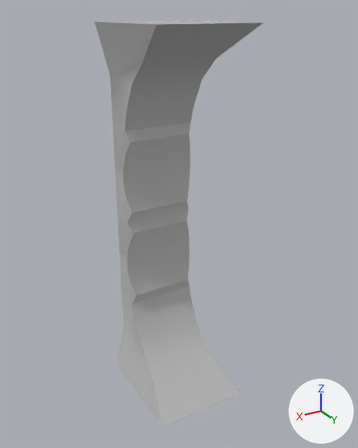
What one commit did to the FBX model sem_3/Environments/pilar.fbx.
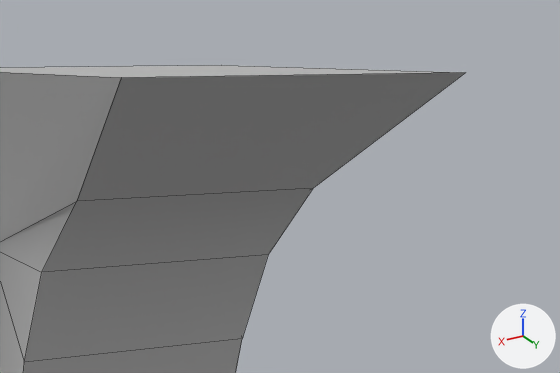
Each version is shown whole from a camera (50 mm lens) standing at (2.45, 4.74, 2.09) and looking at (-0.04, 0.6, 0.02), then close up on the part from 33% to 82% of the width and 0% to 26% of the height. The axes (+X, +Y, +Z) are drawn at lower right. The lights are the same throughout. The close-ups show mesh edges as thin lines. Where no turn or scale is listed for an object, it has been applied to the vertices.

Script lines for the objects in view, before the commit:
```python
me_mesh = bpy.data.meshes.new('Mesh')
me_mesh.from_pydata(...)  # 72 vertices, 76 faces; spans x -0.52..0.52, y -0.13..1.1, z -2.0..2.0
me_mesh.materials.append(mat_lambert1)  # grey #bcbcbc
ob_pcube2 = bpy.data.objects.new('pCube2', me_mesh)
ob_pcube2.location = (0.0, 0.106, 0.0)
```
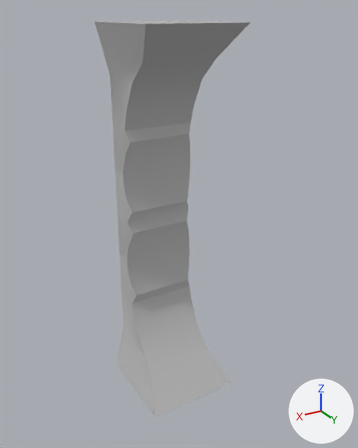
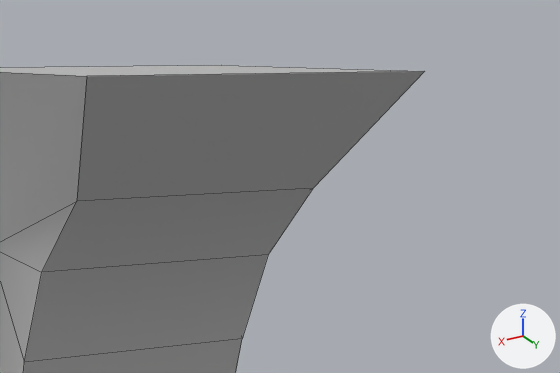
Where the change shows, as pixel boxes [x1, y1, x2, y2] in the close-ups (560 x 373 px; the box of a moved part takes in the faces that stretch with it):
'pCube2', reshaped: before [0, 65, 466, 373]; after [0, 65, 424, 373]
part 1 of me_mesh, moved or reshaped: before [0, 65, 466, 241]; after [0, 65, 424, 241]

Diff of the bpy script that builds the scene:
```diff
--- a/sem_3/Environments/pilar.fbx.py
+++ b/sem_3/Environments/pilar.fbx.py
@@ me_mesh @@
 me_mesh.from_pydata(...)  # 72 vertices, 76 faces; spans x -0.52..0.52, y -0.13..1.1, z -2.0..2.0
 # used by ob_pcube2; location = (0.0, 0.106, 0.0)
-me_mesh.vertices[18].co = (-0.52, 1.1, 2.0)  # pixel (465, 72)
-me_mesh.vertices[19].co = (0.52, 1.1, 2.0)  # pixel (121, 77)
+# me_mesh part 1
+me_mesh.vertices[18].co = (-0.52, 0.92, 2.0)  # pixel (424, 71)
+me_mesh.vertices[19].co = (0.52, 0.92, 2.0)  # pixel (86, 76)
 me_mesh.materials.append(mat_lambert1)
```
